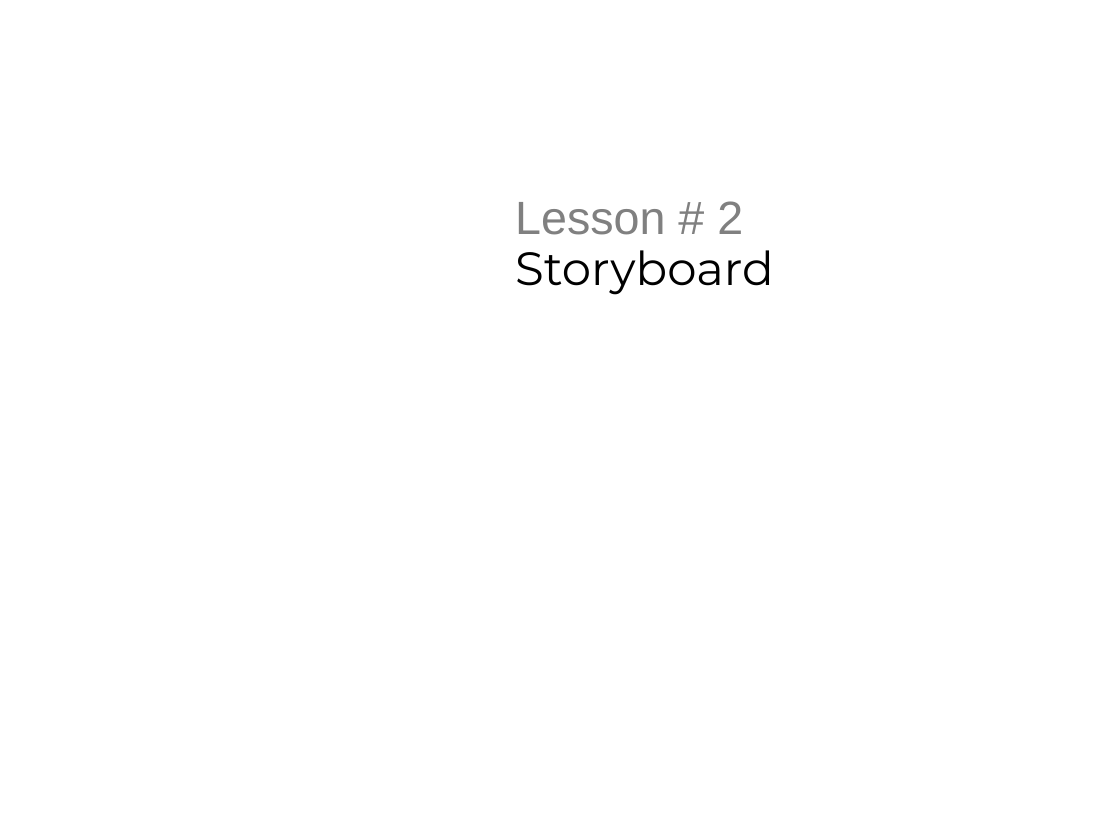
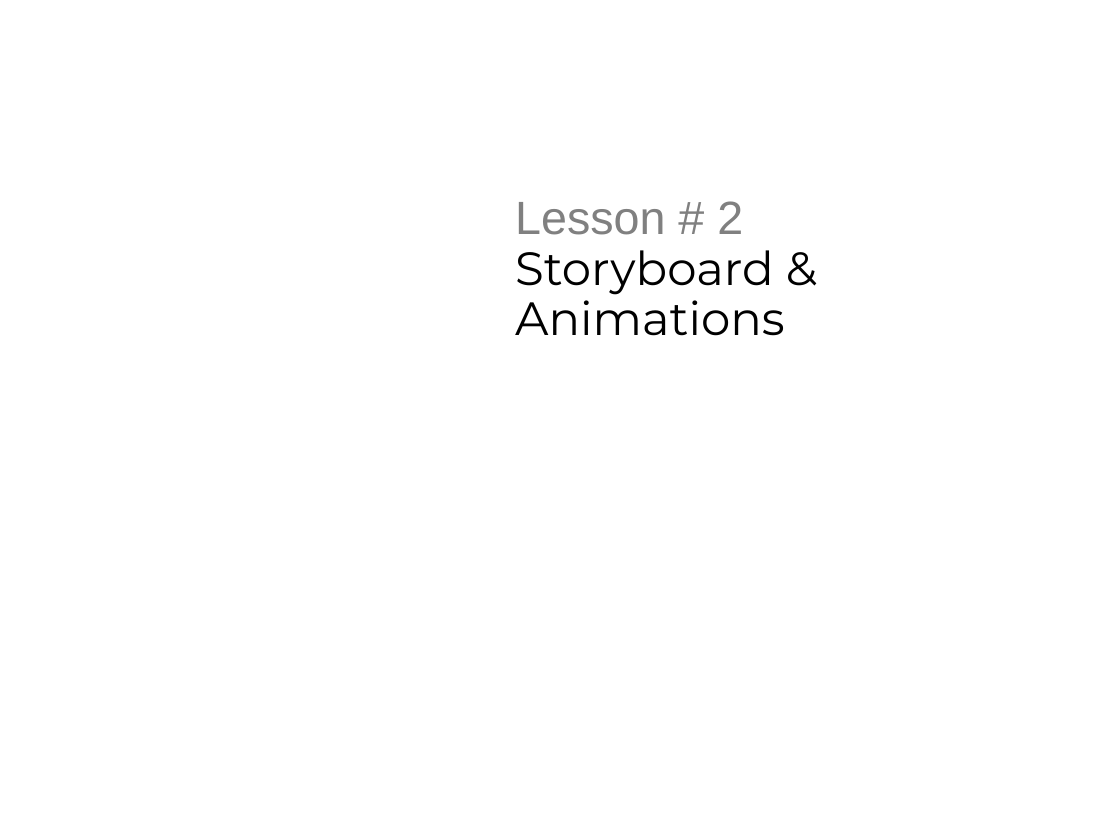
Before and after one commit to derikwhittaker/LiveLessons.WinRT, a slide deck: slide 1 of Chapter.7.TransitionsAnimations/Lesson.2.Storyboards/Chapter7.Lesson2.ppt. Drawn at 1120x840 pixels with LibreOffice and Linux fonts; fonts in the diff are those of the drawing; background and template pictures are left out. Boxes give left, top, right and bottom in pixels: in the first picture for what was removed or moved away, otherwise in the second. Text is boxed around its words. In the diff, an @@ line names an element or a change of style, - is before the commit and + after.

```diff
--- a/Chapter.7.TransitionsAnimations/Lesson.2.Storyboards/Chapter7.Lesson2.ppt
+++ b/Chapter.7.TransitionsAnimations/Lesson.2.Storyboards/Chapter7.Lesson2.ppt
@@ title at [515, 201, 785, 336]: text changed @@
-Lesson # 2
-Storyboard
+Lesson # 2
+Storyboard & Animations
```
Also in this commit, not shown: 2 other slides changed, 4 other files.
